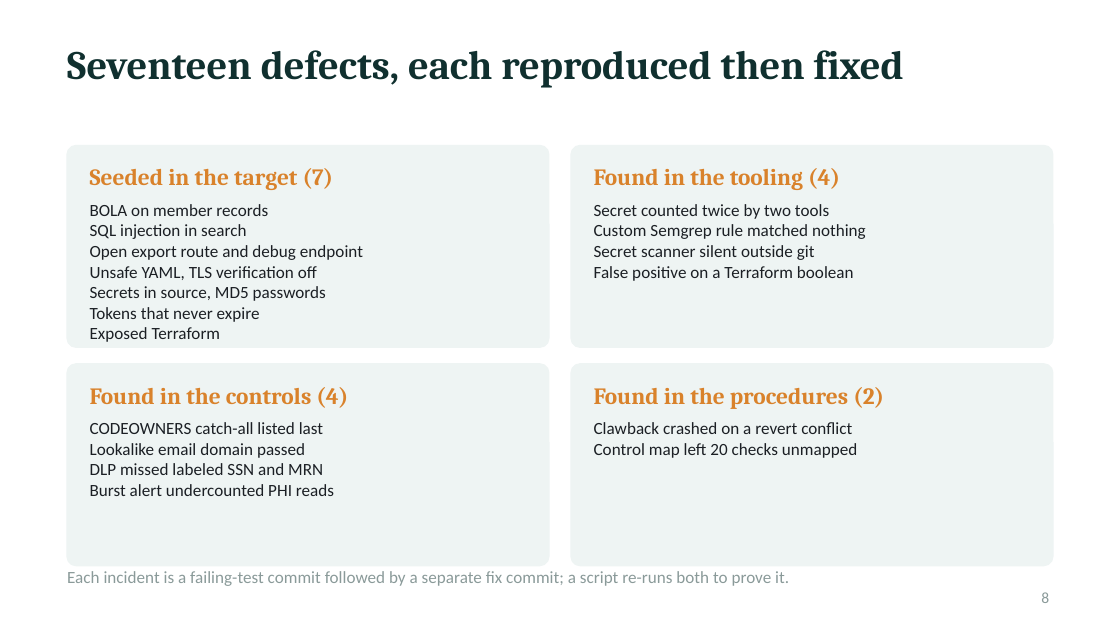
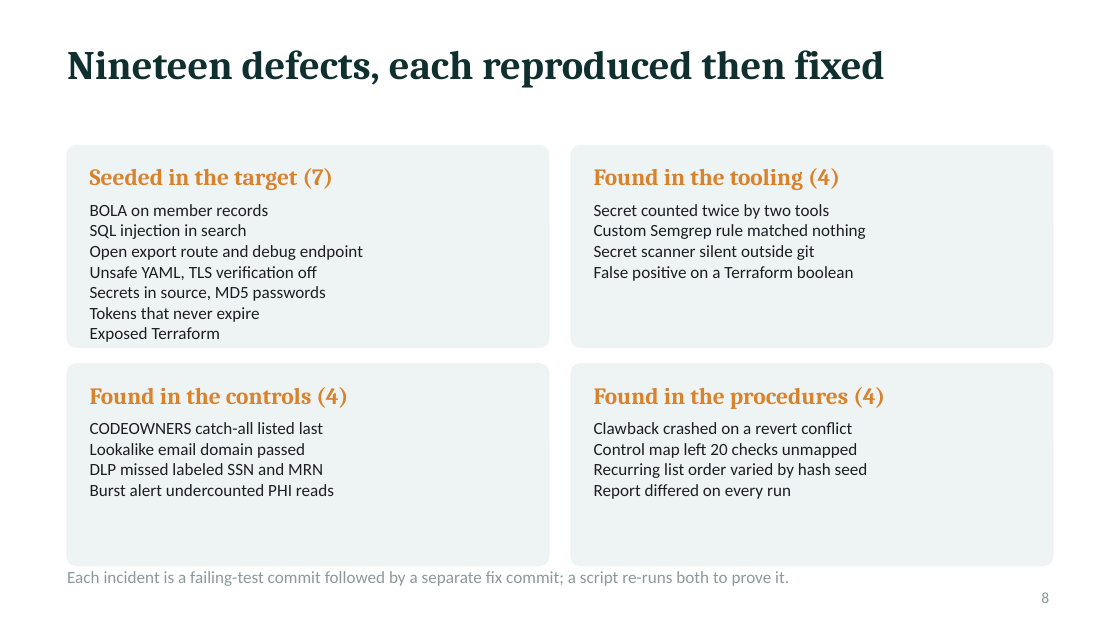
Before and after one commit to Midasyannkc/Warden-, a slide deck: slide 8 of Warden_Executive_Summary.pptx. Drawn at 1120x630 pixels with LibreOffice and Linux fonts; fonts in the diff are those of the drawing. Boxes give left, top, right and bottom in pixels: in the first picture for what was removed or moved away, otherwise in the second. Text is boxed around its words. In the diff, an @@ line names an element or a change of style, - is before the commit and + after.

Commit message:
Update README, log, incident table and deck for the nineteen incidents and regenerate the report

```diff
--- a/Warden_Executive_Summary.pptx
+++ b/Warden_Executive_Summary.pptx
@@ title at <box>67,50,885,88</box>: text changed @@
-Seventeen defects, each reproduced then fixed
+Nineteen defects, each reproduced then fixed
@@ text at <box>594,387,885,409</box>: text changed @@
-Found in the procedures (2)
+Found in the procedures (4)
@@ text at <box>594,463,868,499</box>: paragraphs added @@
+Recurring list order varied by hash seed
+Report differed on every run
```
Also in this commit, not shown: 1 other slide changed, 5 other files.
